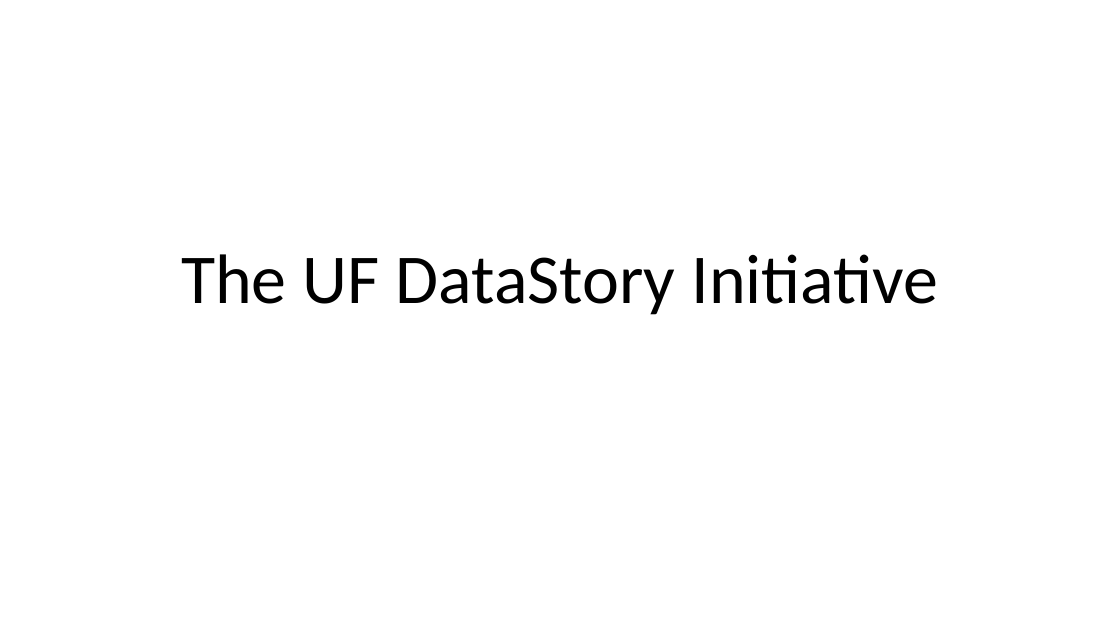
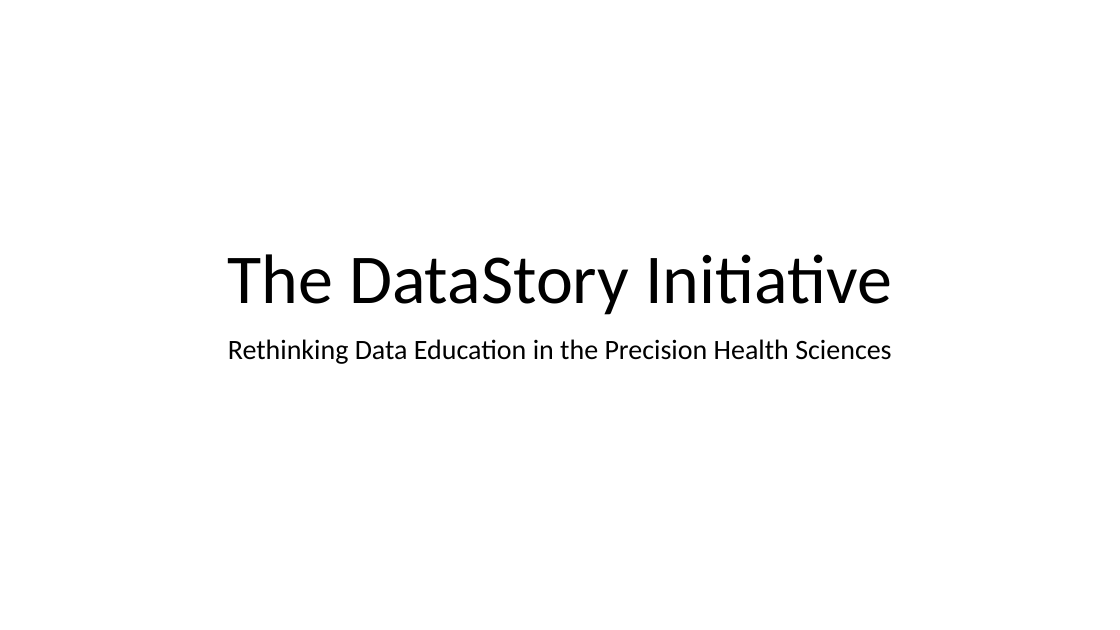
Before and after one commit to mydatastory-dev/projects, a slide deck: slide 1 of _ctsi/ctsi_presentation.pptx. Drawn at 1120x630 pixels with LibreOffice and Linux fonts; fonts in the diff are those of the drawing. Boxes give left, top, right and bottom in pixels: in the first picture for what was removed or moved away, otherwise in the second. Text is boxed around its words. In the diff, an @@ line names an element or a change of style, - is before the commit and + after.

```diff
--- a/_ctsi/ctsi_presentation.pptx
+++ b/_ctsi/ctsi_presentation.pptx
@@ title at [228,254,892,315]: text changed @@
-The UF DataStory Initiative
+The DataStory Initiative
@@ subtitle added at [228,339,891,364], 24 pt, text #000000 @@
+Rethinking Data Education in the Precision Health Sciences
```
Also in this commit, not shown: 3 other slides changed, 5 slides added, 1 slide removed.
